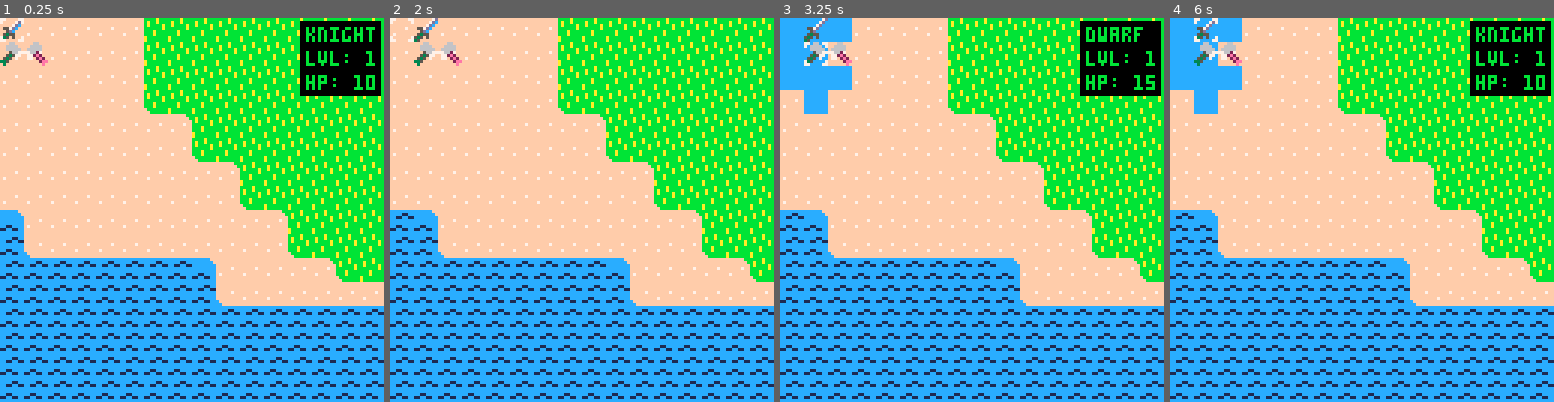
Above: before the commit, frames 1-4 (left to right).
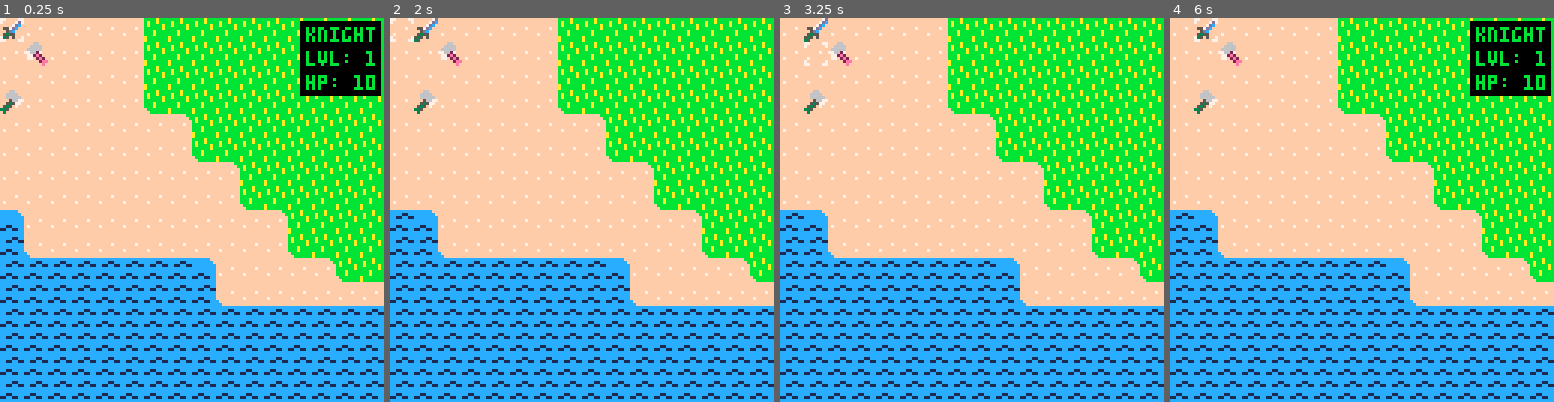
Above: after the commit, the same moments.

Repository: cstephen/PICO-8-Tactics
Game: PICO-8 cartridge tactics.p8
Two runs of this game, one before a commit and one after it. Both use one fixed random seed, a clock stepped at 60 frames per second and the inputs below.
Inputs:
- Up to frame 1 (0.25 s): no input
- Up to frame 2 (2 s): tap O (Z key) at 0.33, 0.7, 1.43 s; tap X (X key) at 1.07 s; hold Left from 1.97 s (still down)
- Up to frame 3 (3.25 s): tap X (X key) every 0.33 s from 2.07 to 3.07 s; tap O (Z key) at 2.22, 3.1 s; release Left at 2.37 s; hold Down 2.42-2.82 s; hold Right from 2.87 s (still down)
- Up to frame 4 (6 s): tap X (X key) every 0.33 s from 3.4 to 5.73 s; release Right at 3.53 s; hold Up 3.58-4.08 s; tap O (Z key) at 3.98, 4.87, 5.75 s; hold Right 4.13-4.53 s; hold Down 4.58-5.08 s; hold Left 5.13-5.8 s; hold Up from 5.85 s (still down)

The runs differ from the first frame. In frame 1, 0.4% of the frame differs, in the area x 0-7%, y 6-25%; in frame 2, 0.4%; in frame 3, 6.7%, in the area x 0-100%, y 0-25%; in frame 4, 3.3%.

Commit message:
The humble beginnings of the enemy's attack process is in place, but needs work.

Diff:
--- a/tactics.p8
+++ b/tactics.p8
@@ -7,13 +7,15 @@
 g_friendlymoving = false
 g_enemymoving = false
 g_attacking = false
+g_enemyattacking = false
+g_enemyendturn = false
 g_back = false
 g_turnover = false
 g_gridsize = {x = 128, y = 32}
 g_alternate = 20
 g_moveanimation = nil
-g_message = nil
 g_playerturn = true
+enemymovecounter = 0
 
 g_units = {
   good = {},
@@ -126,7 +128,7 @@
   gridclear(g_typemask, "neutral")
 
   add(g_units.good, createunit(g_knight, "good", 18, 0))
-  add(g_units.good, createunit(g_dwarf, "good", 18, 1))
+  add(g_units.good, createunit(g_dwarf, "good", 18, 3))
   add(g_units.evil, createunit(g_dwarf, "evil", 19, 1))
 end
 
@@ -154,10 +156,6 @@
 
   if g_battleanimation != nil then
     battleanimate()
-  end
-
-  if g_message != nil then
-    print(g_message, 41, 56, 4)
   end
 end
 
@@ -221,12 +219,15 @@
     and g_valid[g_select.x][g_select.y] != nil then
       if g_typemask[g_select.x][g_select.y] == "neutral"
       or (g_select.x == g_chosen.x and g_select.y == g_chosen.y) then
-        move(g_select.x, g_select.y)
+        move(g_select.x, g_select.y, {"good", "neutral"}, {"evil"})
       end
     elseif g_friendlymoving == false
     and g_attacking == true then
       if g_bg[g_select.x][g_select.y].sprite == 253 then
-        attack()
+        attack({
+          x = g_select.x,
+          y = g_select.y
+        })
       elseif g_select.x == g_chosen.x and g_select.y == g_chosen.y then
         gridclear(g_bg, {sprite = 0})
         g_friendlymoving = false
@@ -248,7 +249,7 @@
     and g_attacking == true then
       g_back = true
       gridclear(g_bg, {sprite = 0})
-      move(g_lastspace.x, g_lastspace.y)
+      move(g_lastspace.x, g_lastspace.y, {"good", "neutral"}, {"evil"})
       movespaces(g_chosen.x, g_chosen.y, {"good", "neutral"}, {"evil"})
       g_friendlymoving = true
       g_attacking = false
@@ -257,21 +258,37 @@
 end
 
 function enemyturn()
-  if g_enemymoving == false then
+  if g_enemymoving == false and g_enemyattacking == false and g_enemyendturn == false then
     for unit in all(g_units.evil) do
       g_chosen = getunit(unit.x, unit.y)
       movespaces(g_chosen.x, g_chosen.y, {"evil", "neutral"}, {"good"})
       for xspace, yspaces in pairs(g_valid) do
         for yspace, steps in pairs(yspaces) do
-          if steps == 0 then
+          enemymovecounter += 1
+          if steps == 0 and enemymovecounter == 9 then
             g_select = {
               x = xspace,
               y = yspace
             }
             g_enemymoving = true
-            move(g_select.x, g_select.y)
+            enemymovecounter = 0
+            move(g_select.x, g_select.y, {"evil", "neutral"}, {"good"})
             return
           end
+        end
+      end
+    end
+  elseif g_enemymoving == false and g_enemyattacking == true and g_enemyendturn == false then
+    for xspace, yspaces in pairs(g_attackvalid) do
+      for yspace, steps in pairs(yspaces) do
+        if g_bg[xspace][yspace].sprite == 253 then
+          attack({
+            x = xspace,
+            y = yspace
+          })
+          g_enemyattacking = false
+          g_enemyendturn = true
+          return
         end
       end
     end
@@ -550,7 +567,6 @@
   end
 
   if g_turnover == true then
-    g_message = 'enemy turn'
     g_playerturn = false
   end
 end
@@ -612,6 +628,7 @@
   local finish = g_moveanimation.finish
   local pixelpos = g_moveanimation.pixelpos
   local sprite = g_moveanimation.sprite
+  local attacktargets = g_moveanimation.attacktargets
 
   local currentcell = {
     x = pixelpos.x / 8,
@@ -648,12 +665,13 @@
   and currentcell.y == finish.y then
     moveunit(g_chosen, finish.x, finish.y)
     g_friendlymoving = false
+    g_enemymoving = false
     g_moveanimation = nil
-    attackspaces()
-  end
-end
-
-function move(x, y)
+    attackspaces(attacktargets)
+  end
+end
+
+function move(x, y, friendlies, enemies)
   if g_back == false then
     g_lastspace = {
       x = g_chosen.x,
@@ -678,7 +696,8 @@
         x = g_chosen.x * 8,
         y = g_chosen.y * 8
       },
-      sprite = g_chosen.sprite
+      sprite = g_chosen.sprite,
+      attacktargets = enemies
     }
 
     modifyunit(g_chosen, {
@@ -694,21 +713,31 @@
   end
 end
 
-function attackspaces()
-  local goodspaces = explorerange(g_chosen.x, g_chosen.y, g_chosen.attackmax, 253, {"evil"}, {})
-  local badspaces = explorerange(g_chosen.x, g_chosen.y, g_chosen.attackmin, 0, {"evil"}, {})
+function attackspaces(targets)
+  local goodspaces = explorerange(g_chosen.x, g_chosen.y, g_chosen.attackmax, 253, targets, {})
+  g_attackvalid = copy(g_valid)
+  local badspaces = explorerange(g_chosen.x, g_chosen.y, g_chosen.attackmin, 0, targets, {})
   if goodspaces - badspaces > 0 then
-    g_attacking = true
+    if g_playerturn == true then
+      g_attacking = true
+    else
+      g_enemyattacking =  true
+    end
   else
     endturn()
   end
 end
 
-function attack()
-  g_enemy = getunit(g_select.x, g_select.y)
+function attack(target)
+  g_enemy = getunit(target.x, target.y)
 
   gridclear(g_bg, {sprite = 0})
-  g_attacking = false
+
+  if playerturn == true then
+    g_attacking = false
+  else
+    g_enemyattacking = false
+  end
 
   g_battleanimation = {
     frame = 0,
@@ -720,8 +749,15 @@
     }
   }
 
-  explorerange(g_enemy.x, g_enemy.y, g_enemy.attackmax, 253, {"good"}, {})
-  explorerange(g_enemy.x, g_enemy.y, g_enemy.attackmin, 0, {"good"}, {})
+  local counteralignment = nil
+  if target.alignment == "good" then
+    counteralignment = {"evil"}
+  else
+    counteralignment = {"good"}
+  end
+
+  explorerange(g_enemy.x, g_enemy.y, g_enemy.attackmax, 253, counteralignment, {})
+  explorerange(g_enemy.x, g_enemy.y, g_enemy.attackmin, 0, counteralignment, {})
 
   if g_bg[g_chosen.x][g_chosen.y].sprite == 253 then
     g_battleanimation.counterattack = true
